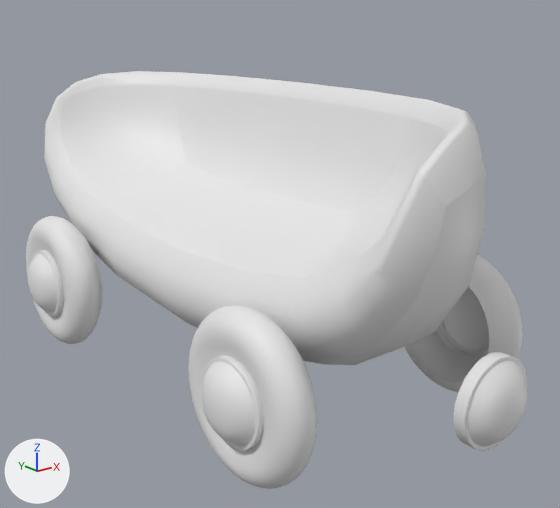
Before and after pictures for a commit that changed the Blender file Assets/Game/Asset/Train/TrainNTracks.blend.
One viewpoint serves both versions: a 50 mm lens placed at (-4.32, -5.98, 3.53), pointed at (0.19, -0.34, 1.27). Lighting does not change. The marker at lower left points along +X, +Y and +Z. The first picture is the older version.

The first picture shows 'SeatBody', 'TrainCommon'.
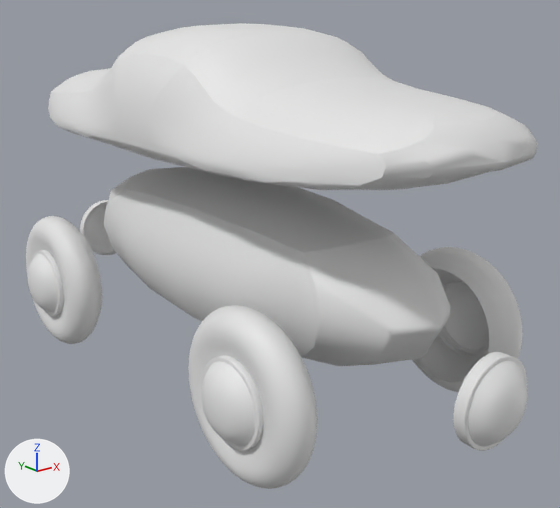
What differs and where, as boxes [x1, y1, x2, y2] in the pictures (560 x 508 px):
'SeatBody', hidden: before [44, 71, 486, 365]
'WagonBodyA', shown: after [48, 23, 537, 366]

Patch to the scene script:
```diff
--- a/Assets/Game/Asset/Train/TrainNTracks.blend.py
+++ b/Assets/Game/Asset/Train/TrainNTracks.blend.py
@@ ob_wagonbodya @@
 _m = ob_wagonbodya.modifiers.new('Bevel', 'BEVEL')
 _m.harden_normals = True
-ob_wagonbodya.hide_set(True)
@@ ob_seatbody @@
 _m = ob_seatbody.modifiers.new('Bevel', 'BEVEL')
 _m.harden_normals = True
+ob_seatbody.hide_set(True)
```
